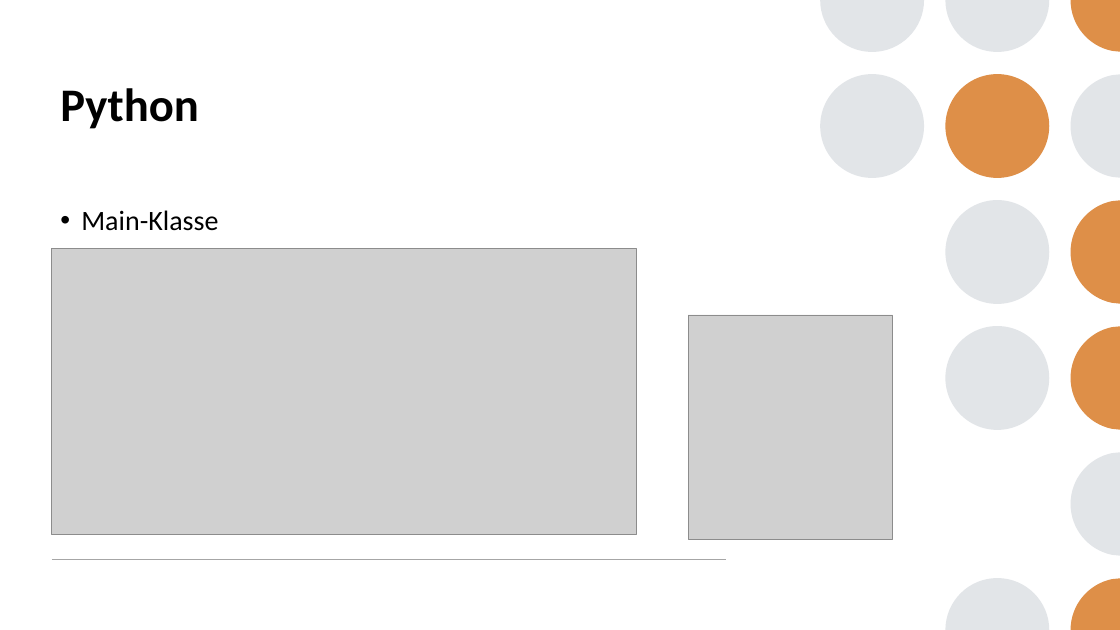
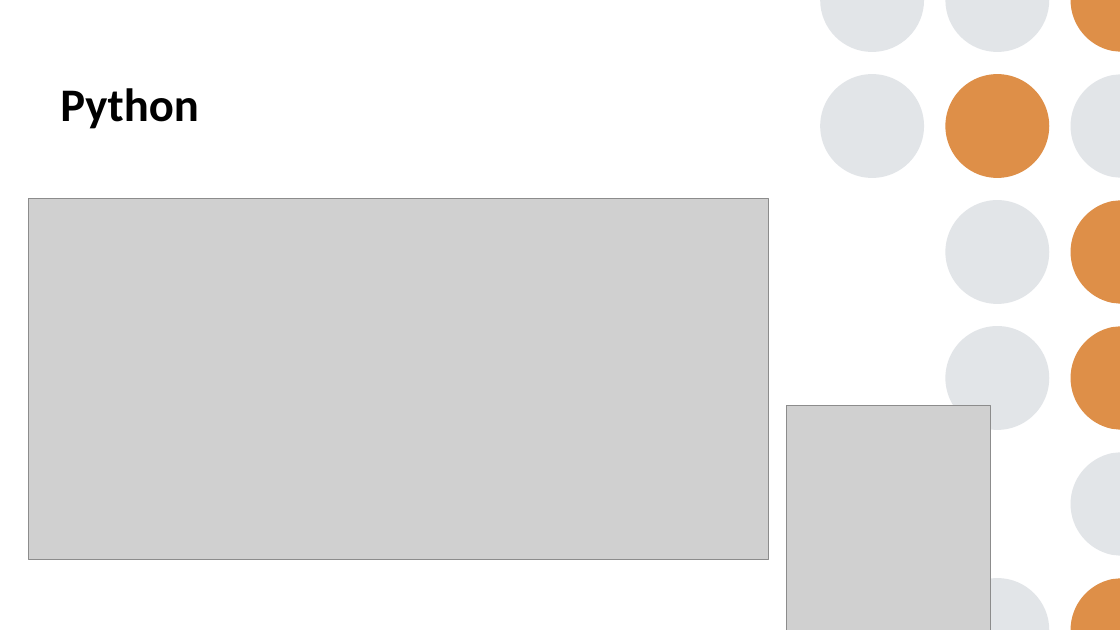
Before and after one commit to AllieW99/Feinstaubstation, a slide deck: slide 7 of Documentation/Abschlusspräsentation.pptx. Drawn at 1120x630 pixels with LibreOffice and Linux fonts; fonts in the diff are those of the drawing; grey boxes stand for pictures. Boxes give left, top, right and bottom in pixels: in the first picture for what was removed or moved away, otherwise in the second. Text is boxed around its words. In the diff, an @@ line names an element or a change of style, - is before the commit and + after.

Commit message:
Updated final presentation

```diff
--- a/Documentation/Abschlusspräsentation.pptx
+++ b/Documentation/Abschlusspräsentation.pptx
@@ picture: place and size @@
-picture at <box>52,249,637,534</box>
+picture at <box>29,198,768,559</box>
@@ text removed at <box>81,210,218,231</box> @@
-• Main-Klasse
@@ picture: place and size @@
-picture at <box>688,315,893,539</box>
+picture at <box>786,406,991,630</box>
```
Also in this commit, not shown: 3 other slides changed, 2 slides added, 2 slides removed.
